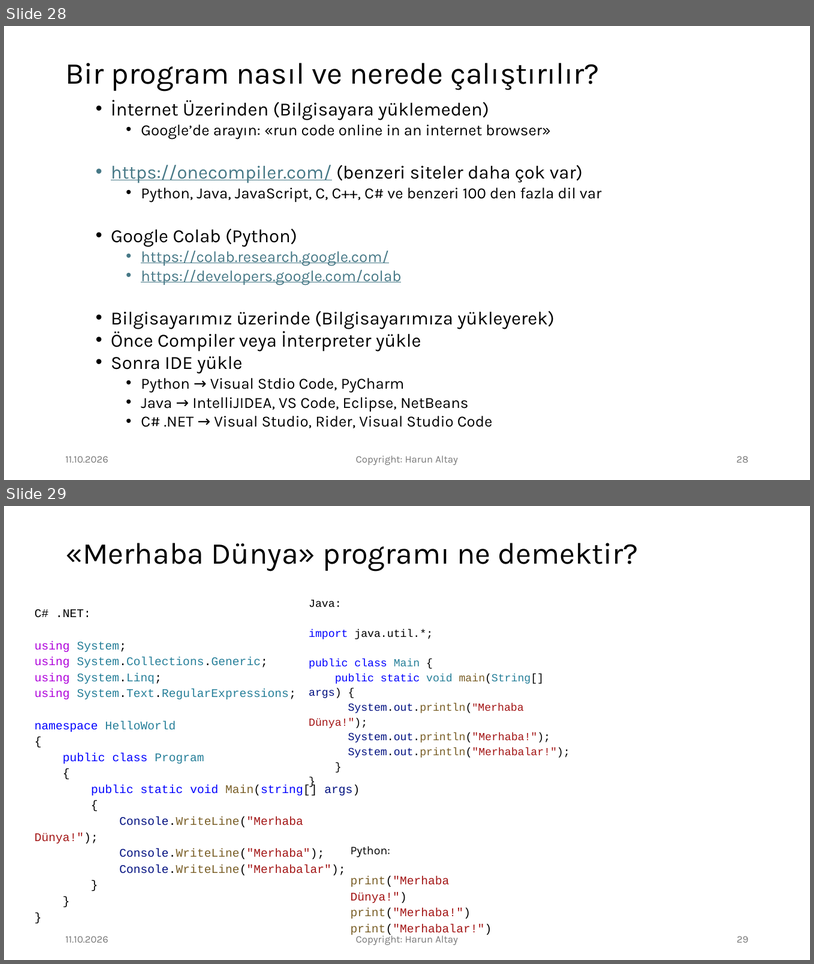
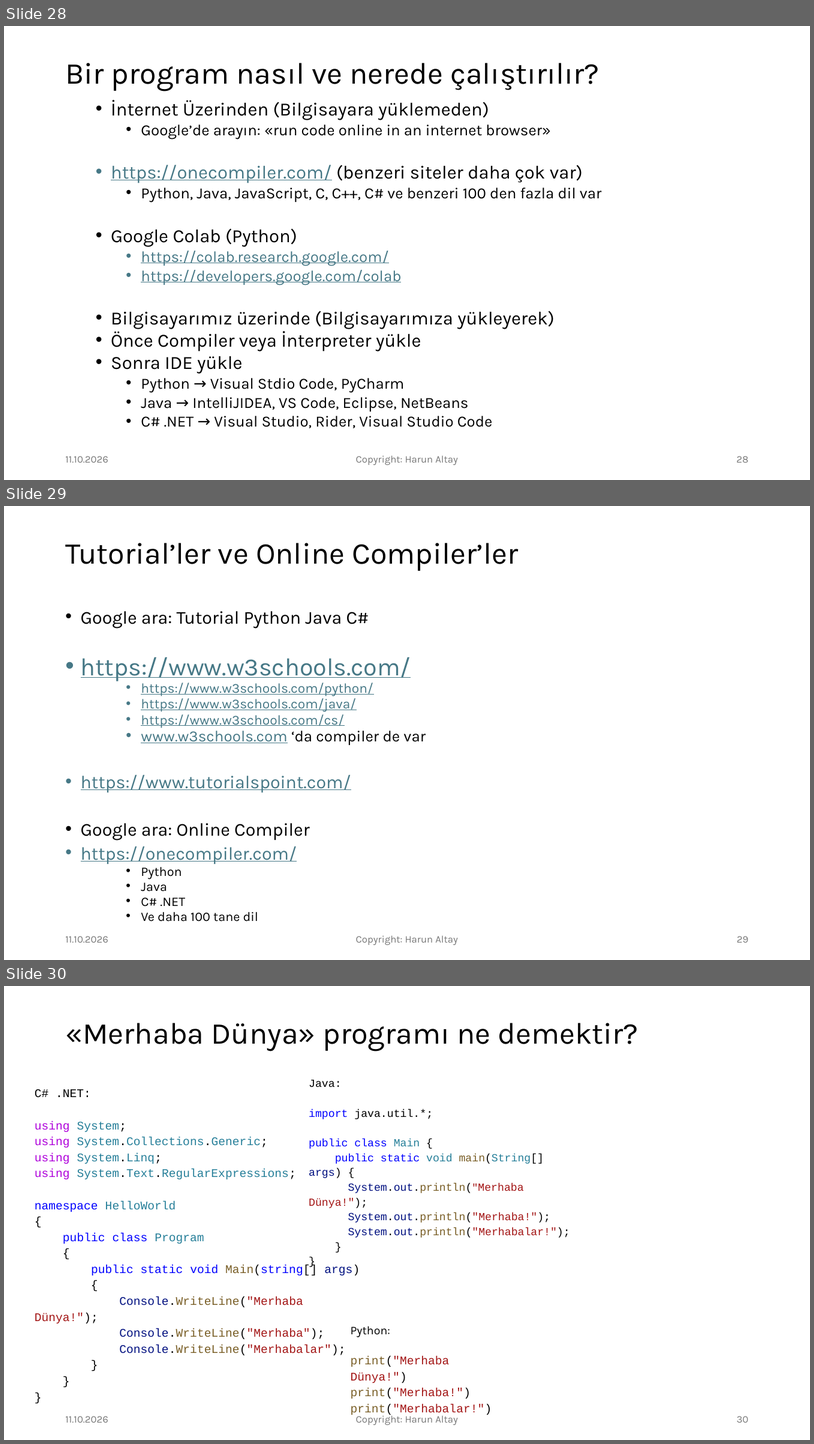
Before and after one commit to harunaltay/harunaltay.github.io, a slide deck: prog-diller/yazilim-sunum/Yazilim-Programlama-Dilleri-Giris.pptx. Shown one above the other, each under a label of ours: slides 28 and 29 before the commit, slides 28, 29 and 30 after it. The pictures are 814x964 and 814x1444 pixels, drawn with LibreOffice and Linux fonts; fonts in the diff are those of the drawing. Boxes give left, top, right and bottom in pixels: in the first picture for what was removed or moved away, otherwise in the second. Text is boxed around its words. In the diff, an @@ line names an element or a change of style, - is before the commit and + after.

```diff
--- a/prog-diller/yazilim-sunum/Yazilim-Programlama-Dilleri-Giris.pptx
+++ b/prog-diller/yazilim-sunum/Yazilim-Programlama-Dilleri-Giris.pptx
@@ slide 29 added at [4, 506, 810, 960], background #FFFFFF @@
@@ title added at [65, 543, 518, 571], 36 pt, text #000000 @@
+Tutorial’ler ve Online Compiler’ler
@@ text added at [81, 611, 426, 921], 21.7 pt, text #467886, underline @@
+• Google ara: Tutorial Python Java C#
+• https://www.w3schools.com/
+    • https://www.w3schools.com/python/
+    • https://www.w3schools.com/java/
+    • https://www.w3schools.com/cs/
+    • www.w3schools.com ‘da compiler de var
+• https://www.tutorialspoint.com/
+• Google ara: Online Compiler
+• https://onecompiler.com/
+    • Python
+    • Java
+    • C# .NET
+    • Ve daha 100 tane dil
@@ text added at [65, 936, 108, 942], 12 pt, text #797979 @@
+11.10.2026
@@ text added at [356, 935, 458, 945], 12 pt, text #797979 @@
+Copyright: Harun Altay
@@ page number added at [737, 936, 749, 942], 12 pt, text #797979 @@
+29
@@ what was slide 29 is now slide 30 @@
@@ page number at [737, 1416, 749, 1422]: text changed @@
-29
+30
```
Also in this commit, not shown: 1 slide changed, 1 other file.
